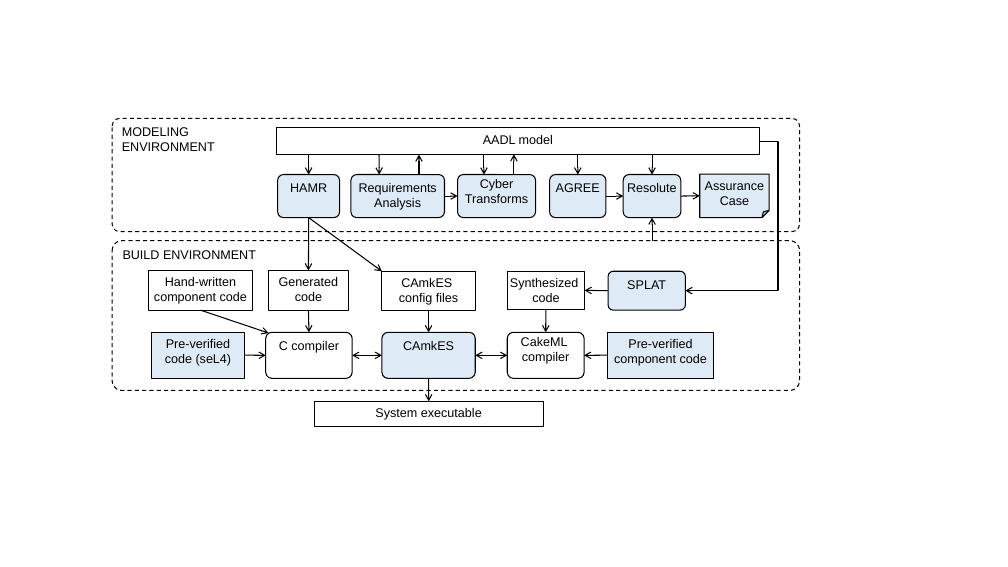
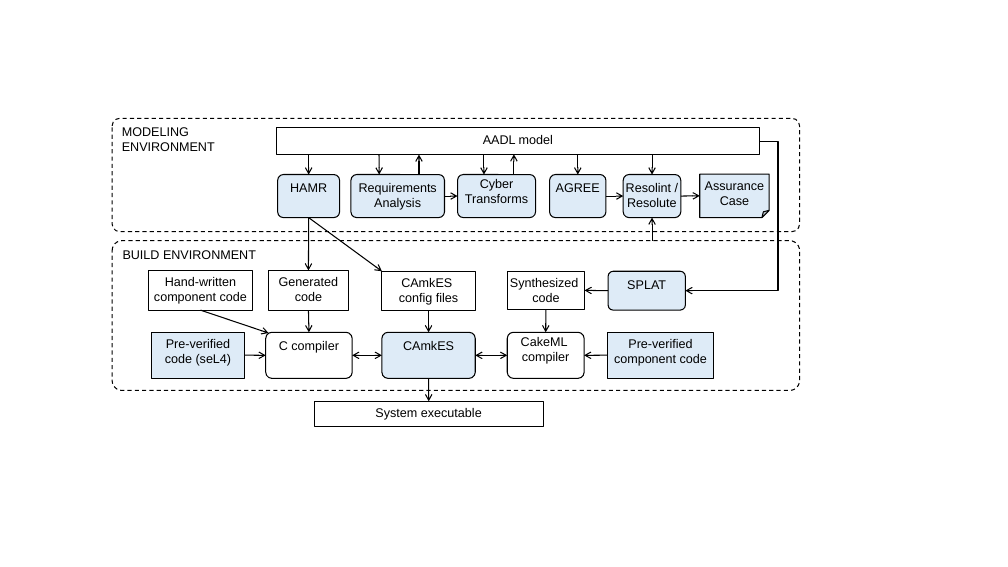
Before and after one commit to iamundson/case-assurance-pattern, a slide deck: slide 2 of figs/figures.pptx. Drawn at 1008x567 pixels with LibreOffice and Linux fonts; fonts in the diff are those of the drawing. Boxes give left, top, right and bottom in pixels: in the first picture for what was removed or moved away, otherwise in the second. Text is boxed around its words. In the diff, an @@ line names an element or a change of style, - is before the commit and + after.

```diff
--- a/figs/figures.pptx
+++ b/figs/figures.pptx
@@ text in rounded rectangle at bbox=[626, 183, 677, 207]: text changed @@
-Resolute
+Resolint / Resolute
```
Also in this commit, not shown: 1 other slide changed, 3 slides added, 18 other files.
